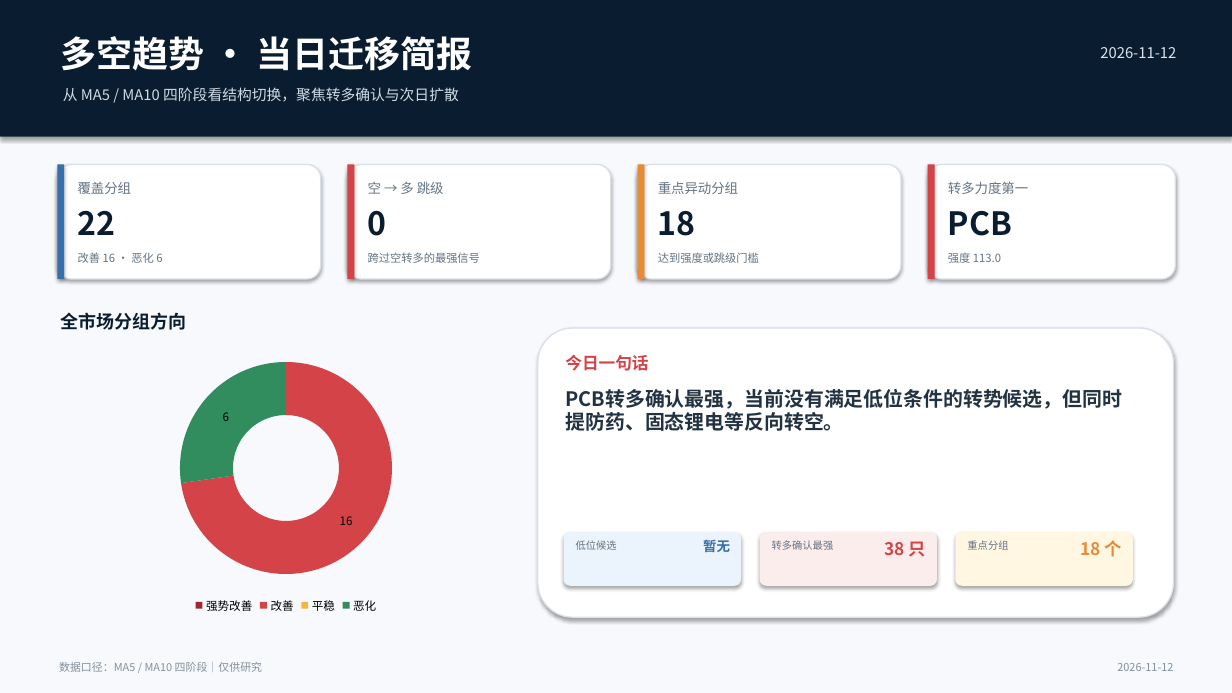
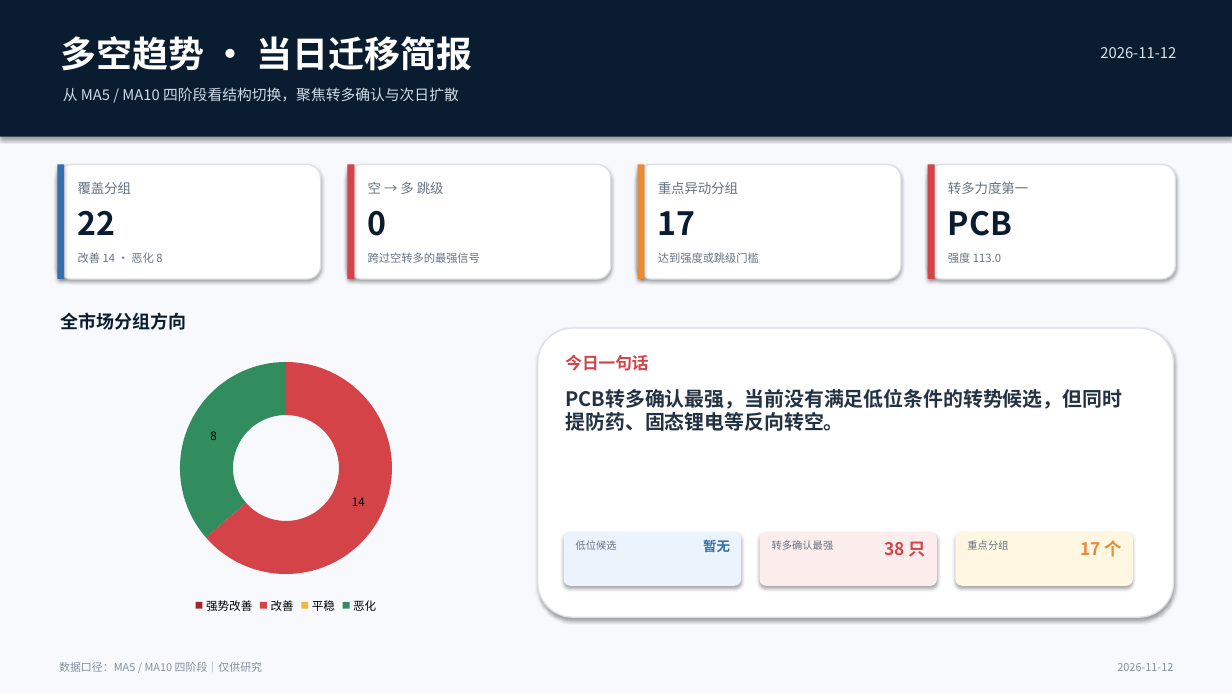
Before and after one commit to nancybhc/a-share-blast-lab, a slide deck: slide 1 of assets/多空阶段简报_2026-11-12.pptx. Drawn at 1232x693 pixels with LibreOffice and Linux fonts; fonts in the diff are those of the drawing. Boxes give left, top, right and bottom in pixels: in the first picture for what was removed or moved away, otherwise in the second. Text is boxed around its words. In the diff, an @@ line names an element or a change of style, - is before the commit and + after.

```diff
--- a/assets/多空阶段简报_2026-11-12.pptx
+++ b/assets/多空阶段简报_2026-11-12.pptx
@@ text at (x1=658, y1=211, x2=696, y2=235): text changed @@
-18
+17
@@ text at (x1=78, y1=252, x2=162, y2=263): text changed @@
-改善 16 · 恶化 6
+改善 14 · 恶化 8
@@ doughnut chart at (x1=67, y1=349, x2=506, y2=617) @@
@@ Series 1, 改善: 16 to 14 @@
@@ Series 1, 恶化: 6 to 8 @@
@@ text at (x1=1080, y1=540, x2=1122, y2=557): text changed @@
-18 个
+17 个
```
Also in this commit, not shown: 3 other slides changed, 6 other files.
